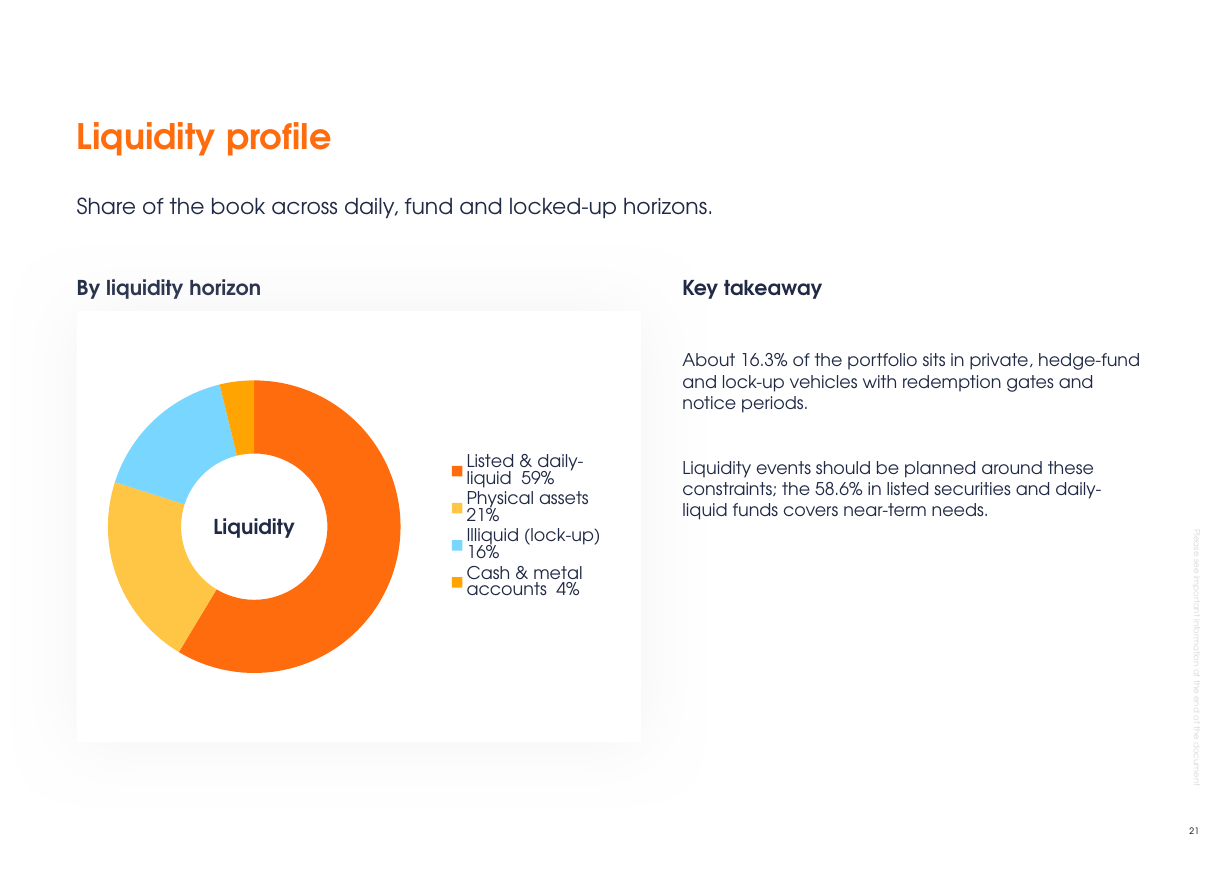
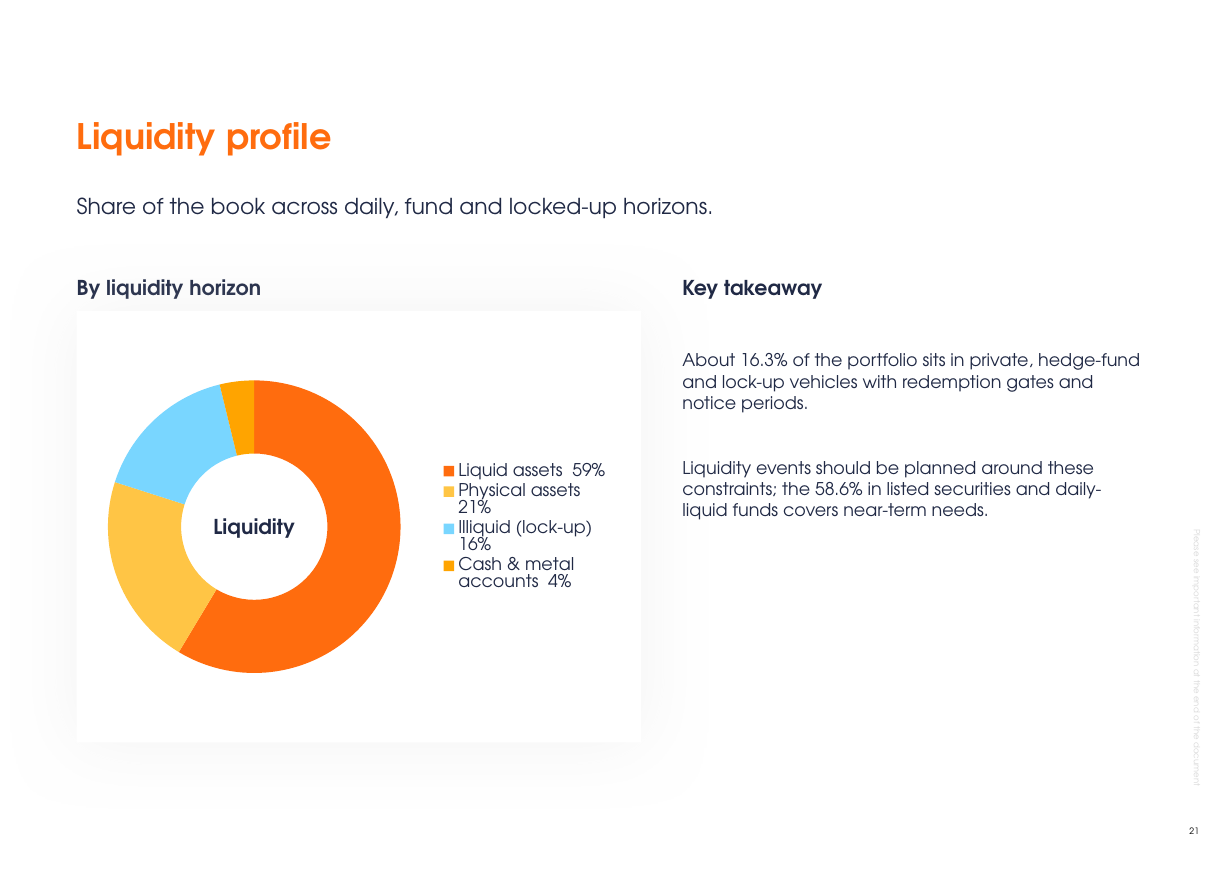
Before and after one commit to jb-db05/Investment_Proposal, a slide deck: slide 21 of investment-proposal-builder/work/example_output_deck.pptx. Drawn at 1232x871 pixels with LibreOffice and Linux fonts; fonts in the diff are those of the drawing; background and template pictures are left out. Boxes give left, top, right and bottom in pixels: in the first picture for what was removed or moved away, otherwise in the second. Text is boxed around its words. In the diff, an @@ line names an element or a change of style, - is before the commit and + after.

```diff
--- a/investment-proposal-builder/work/example_output_deck.pptx
+++ b/investment-proposal-builder/work/example_output_deck.pptx
@@ doughnut chart at [98,332,621,722] @@
-categories: Listed & daily-liquid  59%, Physical assets  21%, Illiquid (lock-up)  16%, Cash & metal accounts  4%
+categories: Liquid assets  59%, Physical assets  21%, Illiquid (lock-up)  16%, Cash & metal accounts  4%
```
Also in this commit, not shown: 6 other files.
